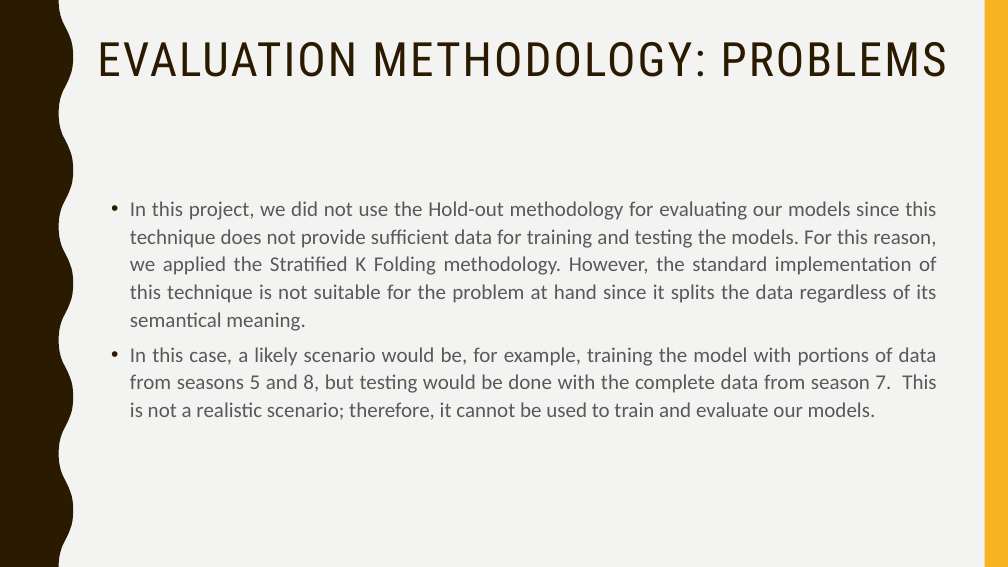
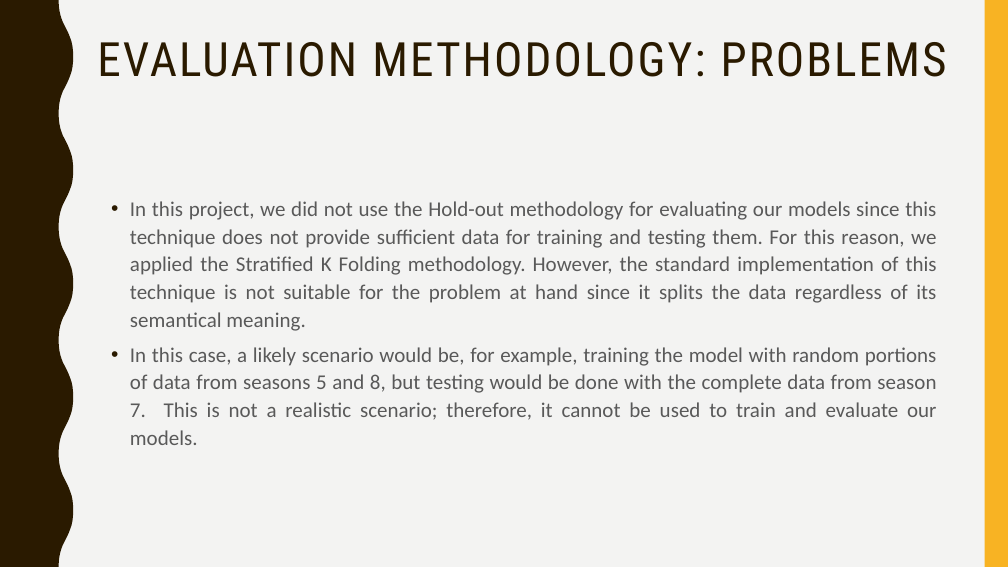
Before and after one commit to afs202005277/AC, a slide deck: slide 23 of ppt projeto.pptx. Drawn at 1008x567 pixels with LibreOffice and Linux fonts; fonts in the diff are those of the drawing. Boxes give left, top, right and bottom in pixels: in the first picture for what was removed or moved away, otherwise in the second. Text is boxed around its words. In the diff, an @@ line names an element or a change of style, - is before the commit and + after.

```diff
--- a/ppt projeto.pptx
+++ b/ppt projeto.pptx
@@ text at [130,201,937,445]: text changed @@
-• In this project, we did not use the Hold-out methodology for evaluating our models since this technique does not provide sufficient data for training and testing the models. For this reason, we applied the Stratified K Folding methodology. However, the standard implementation of this technique is not suitable for the problem at hand since it splits the data regardless of its semantical meaning.
-• In this case, a likely scenario would be, for example, training the model with portions of data from seasons 5 and 8, but testing would be done with the complete data from season 7. This is not a realistic scenario; therefore, it cannot be used to train and evaluate our models.
+• In this project, we did not use the Hold-out methodology for evaluating our models since this technique does not provide sufficient data for training and testing them. For this reason, we applied the Stratified K Folding methodology. However, the standard implementation of this technique is not suitable for the problem at hand since it splits the data regardless of its semantical meaning.
+• In this case, a likely scenario would be, for example, training the model with random portions of data from seasons 5 and 8, but testing would be done with the complete data from season 7. This is not a realistic scenario; therefore, it cannot be used to train and evaluate our models.
```
Also in this commit, not shown: 17 other slides changed, 2 other files.
